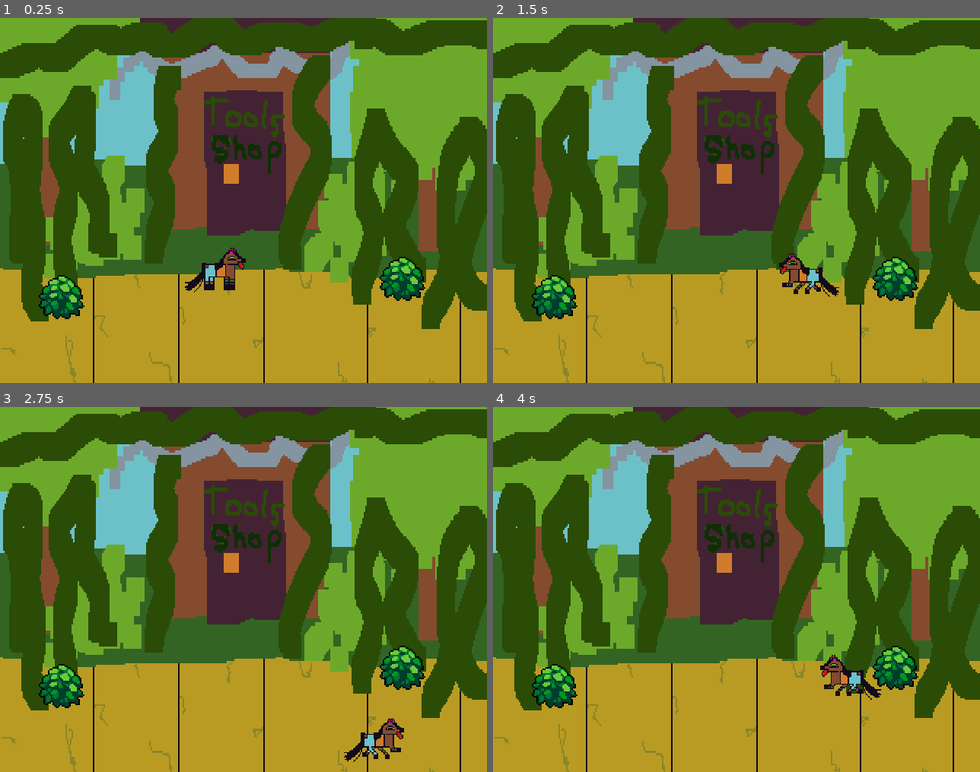
Above: before the commit, frames 1-4 (two rows, left to right).
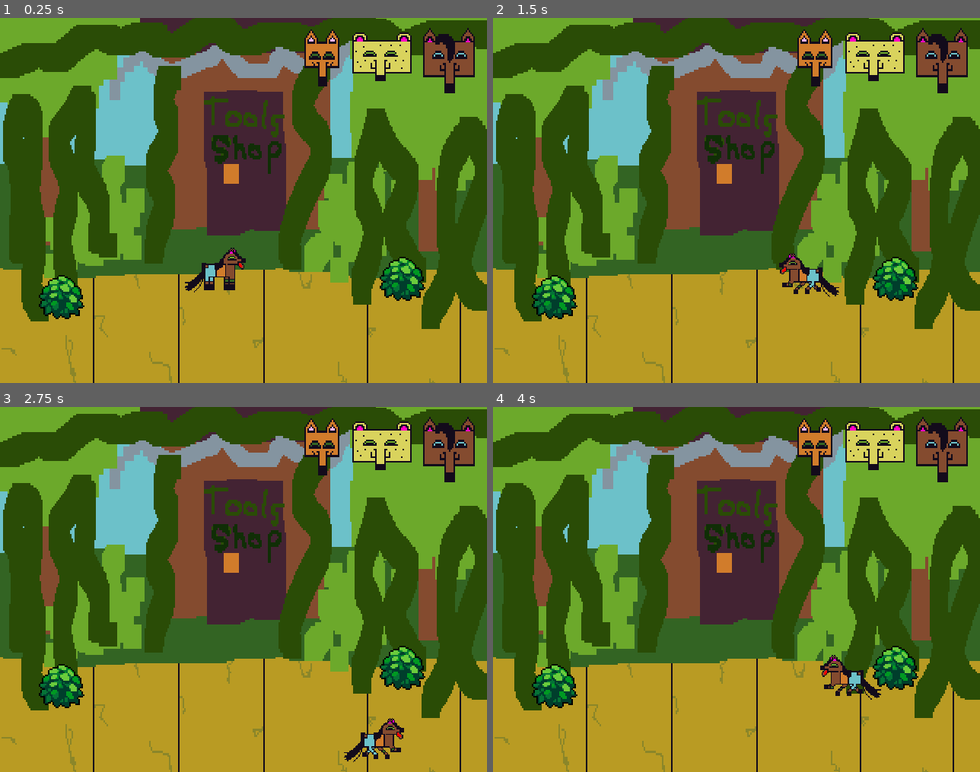
Above: after the commit, the same moments.

Repository: nicksergeant/animal-topia
Game: Godot game, scene res://World.tscn
Two runs of this game, one before a commit and one after it. Both use one fixed random seed, a clock stepped at 60 frames per second and the inputs below.
Inputs (mouse positions are in pixels of both pictures, inside the frame that each line leads up to):
- Up to frame 1 (0.25 s): no input
- Up to frame 2 (1.5 s): tap Enter at 0.5 s; move the mouse to (843, 182) at 0.52 s; hold Right (ui_right) 0.53-1.28 s; click (843, 182) at 0.67 s; move the mouse to (639, 218) at 1.27 s; hold Down (ui_down) from 1.28 s (still down); click (639, 218) at 1.42 s
- Up to frame 3 (2.75 s): move the mouse to (292, 509) at 2.02 s; release Down (ui_down) at 2.03 s; hold Right (ui_right) from 2.03 s (still down); click (292, 509) at 2.17 s
- Up to frame 4 (4 s): move the mouse to (712, 662) at 2.77 s; release Right (ui_right) at 2.78 s; hold Up (ui_up) 2.78-3.53 s; click (712, 662) at 2.92 s; move the mouse to (882, 644) at 3.52 s; hold Left (ui_left) from 3.53 s (still down); click (882, 644) at 3.67 s

The runs differ from the first frame. In frame 1, 3.3% of the frame differs, in the area x 62-98%, y 2-21%; in frame 2, 3.3%; in frame 3, 3.3%; in frame 4, 3.3%.

Commit message:
Fixed switch-to-animal buttons. Scalessss

Diff:
--- a/Player/FoxIcon.gd
+++ b/Player/Switch to Cheetah.gd
@@ -6,6 +6,5 @@
     if event is InputEventMouseButton and event.pressed and not event.is_echo() and event.button_index == BUTTON_LEFT:
         var pos = position + offset - ( (texture.get_size() / 2.0) if centered else Vector2() ) # added this 2
         if Rect2(pos, texture.get_size()).has_point(event.position): # added this
-            print("Fox")
-            playerSprite.texture = load("res://Player/Fox.png")
+            playerSprite.texture = load("res://Player/Cheetah.png")
             get_tree().set_input_as_handled() # if you don't want subsequent input callbacks to respond to this input
--- /dev/null
+++ b/Player/Switch to Fox.gd
@@ -0,0 +1,10 @@
+extends Sprite
+
+onready var playerSprite = get_node("/root/World/Player/CharacterSprite")
+
+func _unhandled_input(event):
+    if event is InputEventMouseButton and event.pressed and not event.is_echo() and event.button_index == BUTTON_LEFT:
+        var pos = position + offset - ( (texture.get_size() / 2.0) if centered else Vector2() ) # added this 2
+        if Rect2(pos, texture.get_size()).has_point(event.position): # added this
+            playerSprite.texture = load("res://Player/Fox.png")
+            get_tree().set_input_as_handled() # if you don't want subsequent input callbacks to respond to this input
--- a/Player/SwitchToCheetah.tscn
+++ /dev/null
@@ -1,14 +0,0 @@
-[gd_scene load_steps=3 format=2]
-
-[ext_resource path="res://Player/CheetahIcon.gd" type="Script" id=1]
-[ext_resource path="res://Player/cheetah-face.png" type="Texture" id=2]
-
-[node name="SwitchToCheetah" type="Area2D"]
-
-[node name="CheetahIcon" type="Sprite" parent="."]
-position = Vector2( 294.155, 9.17552 )
-scale = Vector2( 0.375326, 0.330863 )
-z_index = 1
-texture = ExtResource( 2 )
-centered = false
-script = ExtResource( 1 )
--- a/Player/SwitchToFox.tscn
+++ /dev/null
@@ -1,21 +0,0 @@
-[gd_scene load_steps=4 format=2]
-
-[ext_resource path="res://Player/FoxIcon.gd" type="Script" id=1]
-[ext_resource path="res://Player/fox-face.png" type="Texture" id=2]
-
-[sub_resource type="RectangleShape2D" id=1]
-extents = Vector2( 7.50412, 7.06757 )
-
-[node name="SwitchToFox" type="Area2D"]
-
-[node name="FoxIcon" type="Sprite" parent="."]
-position = Vector2( 287.562, 3.80499 )
-scale = Vector2( 0.586444, 0.51697 )
-z_index = 1
-texture = ExtResource( 2 )
-centered = false
-script = ExtResource( 1 )
-
-[node name="CollisionShape2D" type="CollisionShape2D" parent="."]
-position = Vector2( 294.155, 10.6974 )
-shape = SubResource( 1 )
--- a/Player/CheetahIcon.gd
+++ b/Switch to Wolf.gd
@@ -6,6 +6,5 @@
     if event is InputEventMouseButton and event.pressed and not event.is_echo() and event.button_index == BUTTON_LEFT:
         var pos = position + offset - ( (texture.get_size() / 2.0) if centered else Vector2() ) # added this 2
         if Rect2(pos, texture.get_size()).has_point(event.position): # added this
-            print("Cheetah")
-            playerSprite.texture = load("res://Player/Cheetah.png")
+            playerSprite.texture = load("res://Player/Maned Wolf.png")
             get_tree().set_input_as_handled() # if you don't want subsequent input callbacks to respond to this input
--- a/World.tscn
+++ b/World.tscn
@@ -1,14 +1,20 @@
-[gd_scene load_steps=4 format=2]
+[gd_scene load_steps=10 format=2]
 
 [ext_resource path="res://Player/Player.tscn" type="PackedScene" id=1]
 [ext_resource path="res://World/Bush.tscn" type="PackedScene" id=2]
+[ext_resource path="res://Player/cheetah-face.png" type="Texture" id=3]
 [ext_resource path="res://Scenes.png" type="Texture" id=4]
+[ext_resource path="res://Player/Switch to Cheetah.gd" type="Script" id=5]
+[ext_resource path="res://Player/fox-face.png" type="Texture" id=6]
+[ext_resource path="res://Player/maned-wolf-face.png" type="Texture" id=7]
+[ext_resource path="res://Player/Switch to Fox.gd" type="Script" id=8]
+[ext_resource path="res://Switch to Wolf.gd" type="Script" id=9]
 
 [node name="World" type="YSort"]
 position = Vector2( 1, 0 )
 
 [node name="Jungle" type="Sprite" parent="."]
-position = Vector2( 159, 120 )
+position = Vector2( 159.088, 120 )
 scale = Vector2( 1, 1.34444 )
 texture = ExtResource( 4 )
 hframes = 2
@@ -21,3 +27,23 @@
 
 [node name="Bush2" parent="." instance=ExtResource( 2 )]
 position = Vector2( 39, 187.91 )
+
+[node name="Switch to Cheetah" type="Sprite" parent="."]
+position = Vector2( 249.779, 25.6008 )
+z_index = 1
+texture = ExtResource( 3 )
+script = ExtResource( 5 )
+
+[node name="Switch to Fox" type="Sprite" parent="."]
+position = Vector2( 210.509, 26.2135 )
+scale = Vector2( 1, 1.34444 )
+z_index = 1
+texture = ExtResource( 6 )
+script = ExtResource( 8 )
+
+[node name="Switch to Wolf" type="Sprite" parent="."]
+position = Vector2( 294.001, 28.2061 )
+scale = Vector2( 1, 1.34444 )
+z_index = 1
+texture = ExtResource( 7 )
+script = ExtResource( 9 )
